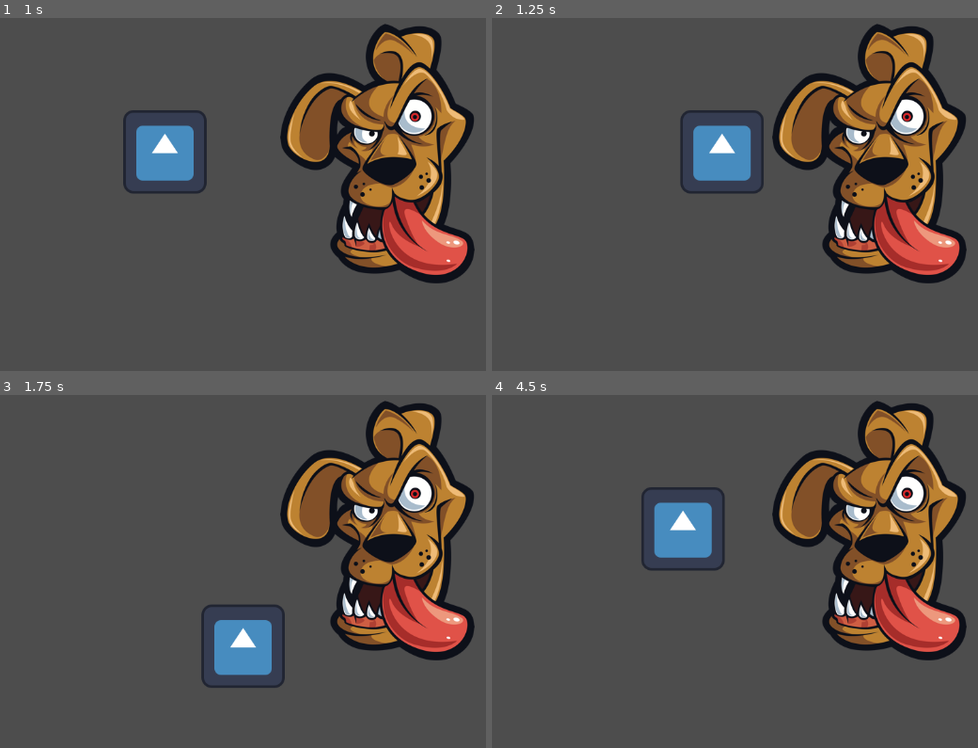
Above: before the commit, frames 1-4 (two rows, left to right).
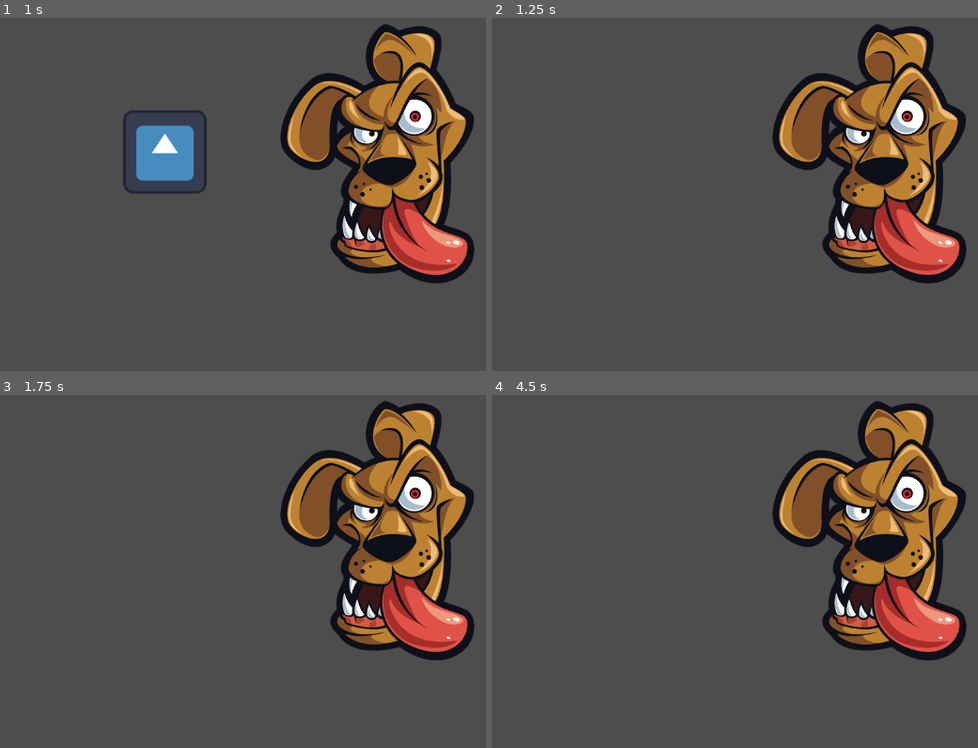
Above: after the commit, the same moments.

Repository: anqeloh/AngeloPracticeExam
Game: Godot game, scene res://Scenes/world.tscn
Two runs of this game, one before a commit and one after it. Both use one fixed random seed, a clock stepped at 60 frames per second and the inputs below. The engine's default icon, where the game draws it, is replaced by a stand-in: a white triangle on a blue panel in a dark square.
Inputs:
- Up to frame 1 (1 s): tap Enter at 0.5 s; hold D (move_right) from 0.53 s (still down)
- Up to frame 2 (1.25 s): keep holding D (move_right)
- Up to frame 3 (1.75 s): release D (move_right) at 1.28 s; hold S (move_down) from 1.28 s (still down)
- Up to frame 4 (4.5 s): release S (move_down) at 2.03 s; hold D (move_right) 2.03-2.78 s; hold W (move_up) 2.78-3.53 s; hold A (move_left) from 3.53 s (still down)

Frame 1 is identical in both runs. In frame 2, 2.4% of the frame differs, in the area x 38-56%, y 26-50%; in frame 3, 2.3%; in frame 4, 2.4%, in the area x 30-48%, y 26-50%.

Commit message:
Collisions Setup

Diff:
--- a/Your-Name-Performance-Task/Player.gd
+++ b/Your-Name-Performance-Task/Player.gd
@@ -20,3 +20,8 @@
 		velocity = velocity.normalized() * speed
 
 	position += velocity * delta
+
+
+
+func _on_body_entered(body):
+	hide()
--- a/Your-Name-Performance-Task/Scenes/player.tscn
+++ b/Your-Name-Performance-Task/Scenes/player.tscn
@@ -17,3 +17,5 @@
 [node name="CollisionShape2D" type="CollisionShape2D" parent="."]
 position = Vector2(160, 232)
 shape = SubResource("RectangleShape2D_i4kaq")
+
+[connection signal="body_entered" from="." to="." method="_on_body_entered"]
